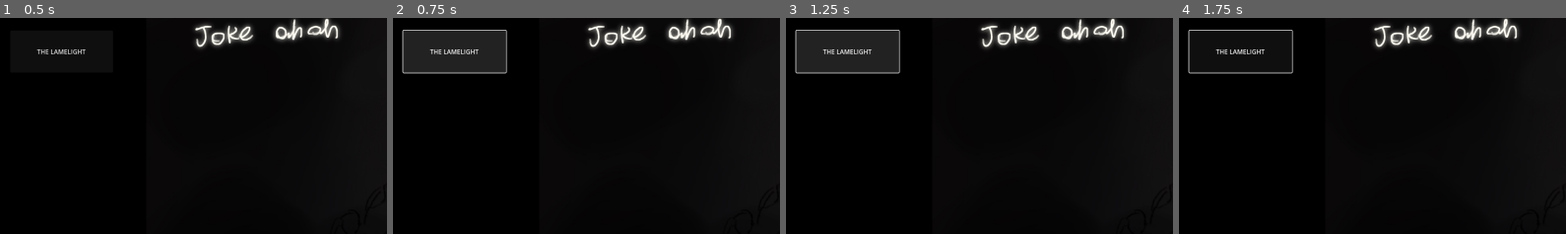
Above: before the commit, frames 1-4 (left to right).
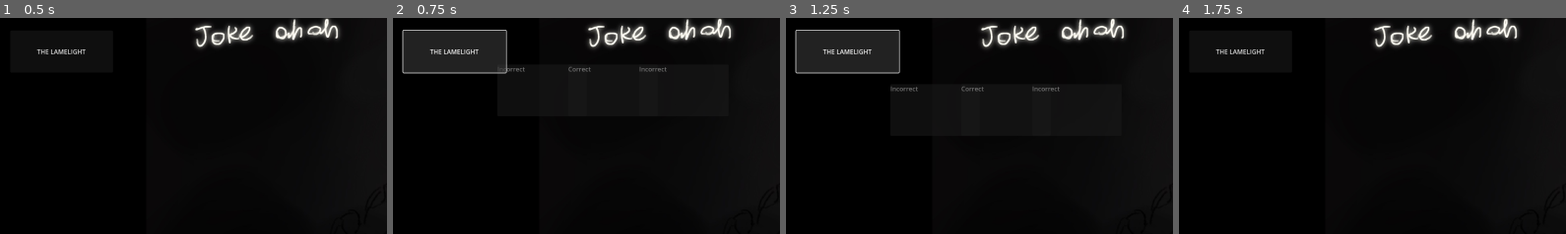
Above: after the commit, the same moments.

Repository: nany-d/the_lamelight
Game: Godot game, scene res://game/world.tscn
Same seed, same stepped clock (60 frames per second), same inputs: the game is played once before the commit and once after it.
Inputs (mouse positions are % of the whole screen's width and height, from its top left):
- Up to frame 1 (0.5 s): no input
- Up to frame 2 (0.75 s): click "THE LAMELIGHT" at 0.5 s
- Up to frame 3 (1.25 s): no input
- Up to frame 4 (1.75 s): click (19, 21) at 1.27 s
The pictures show only the part of the screen within x 0-50%, y 0-50%; the shares and areas given below are measured in that part.

Frame 1 is identical in both runs. In frame 2, 0.3% of the frame differs, in the area x 27-71%, y 22-25%; in frame 3, 0.3%; in frame 4, 0.6%, in the area x 2-30%, y 5-26%.

Commit message:
git marge complete

Diff:
--- /dev/null
+++ b/game/punch_line.tscn
@@ -0,0 +1,14 @@
+[gd_scene load_steps=2 format=3 uid="uid://dhd1csyxhp7nr"]
+
+[ext_resource type="Script" path="res://scripts/punch_line.gd" id="1_2xoh0"]
+
+[node name="PunchLine" type="Node2D"]
+script = ExtResource("1_2xoh0")
+
+[node name="PunchLineText" type="RichTextLabel" parent="."]
+offset_right = 226.0
+offset_bottom = 132.0
+
+[node name="PunchLineButton" type="Button" parent="."]
+offset_right = 227.0
+offset_bottom = 132.0
--- a/project.godot
+++ b/project.godot
@@ -15,14 +15,15 @@
 config/features=PackedStringArray("4.2", "Forward Plus")
 config/icon="res://icon.svg"
 
+[autoload]
+
+GlobalSettings="*res://scripts/global_settings.gd"
+
 [display]
 
 window/size/viewport_width=2000
 window/size/viewport_height=1125
-
-[dotnet]
-
-project/assembly_name="The_Lamelight"
+window/stretch/mode="viewport"
 
 [filesystem]
 
--- /dev/null
+++ b/scripts/falling_punchlines.gd
@@ -0,0 +1,40 @@
+extends Node2D
+
+# Spawn in correct option + 3 more incorrect from the JSON file
+# if correct selected remove all, animations etc. happen then next joke new punchlines +comedy
+# if incorrect remove all, animations etc. happen then next joke new punchlines, -comedy
+
+const PunchLine = preload("res://game/punch_line.tscn")
+
+var comedy = GlobalSettings.comedy
+var punch_number = GlobalSettings.punch_number
+
+
+func spawn_punchlines():
+	var correct_punch_chosen = false
+	for i in range(punch_number):
+		var p = PunchLine.instantiate()
+		add_child(p)
+		p.position += Vector2(300 + i * 180, 0)
+		if randi_range(i+1, punch_number) == punch_number and not correct_punch_chosen:
+			p.set_punchline("Correct")
+			p.set_correct(true)
+			correct_punch_chosen = true
+			p.punch_line_button.connect("pressed", punch_line_check.bind(p))
+		else:
+			p.set_punchline("Incorrect")
+			p.set_correct(false)
+			p.punch_line_button.connect("pressed", punch_line_check.bind(p))
+
+
+func punch_line_check(punch_line):
+	if (punch_line.is_correct):
+		comedy += 1
+	else:
+		comedy -= 1
+	print(comedy)
+	remove_punchlines()
+
+func remove_punchlines():
+	for child in get_children():
+		child.queue_free()
--- /dev/null
+++ b/scripts/global_settings.gd
@@ -0,0 +1,6 @@
+extends Node
+
+
+@export var comedy = 0
+@export var difficulty = 10
+@export var punch_number = 3
--- /dev/null
+++ b/scripts/punch_line.gd
@@ -0,0 +1,28 @@
+extends Node2D
+class_name Punchline
+
+@onready var punch_line_text = $PunchLineText
+@onready var punch_line_button = $PunchLineButton
+
+
+# Should fall to bottom of screen
+var difficulty = GlobalSettings.difficulty
+
+var is_correct = false
+
+
+# change so that off screen notifier to destroy (free) this node.
+func _ready():
+	position += Vector2(0, 100) #randi_range(0,20)
+
+
+# Called every frame. 'delta' is the elapsed time since the previous frame.
+func _process(delta : float):
+	# Move the potential punchlines down by 10 * the difficulty
+	position += Vector2(0, 10 * delta * difficulty)
+
+func set_punchline(new_text : String):
+	punch_line_text.text = new_text
+
+func set_correct(new_correctness : bool):
+	is_correct = new_correctness
--- a/ui/ui.gd
+++ b/scripts/ui.gd
@@ -1,11 +1,11 @@
 extends Control
 
 @onready var joke = $Joke
+@onready var falling_punchlines = $FallingPunchlines
 
 # Called when the node enters the scene tree for the first time.
 func _ready():
 	joke.visible = false
-	pass
 
 
 # Called every frame. 'delta' is the elapsed time since the previous frame.
@@ -14,5 +14,6 @@
 
 
 func _on_button_pressed():
+	falling_punchlines.spawn_punchlines()
 	joke.visible = true
 	joke.next_phrase()
--- a/ui/ui.tscn
+++ b/ui/ui.tscn
@@ -1,16 +1,20 @@
-[gd_scene load_steps=3 format=3 uid="uid://b1gsy3w58nksa"]
+[gd_scene load_steps=4 format=3 uid="uid://b1gsy3w58nksa"]
 
 [ext_resource type="PackedScene" uid="uid://54wnwx4g0420" path="res://ui/joke.tscn" id="1_4hwai"]
-[ext_resource type="Script" path="res://ui/ui.gd" id="1_mobdp"]
+[ext_resource type="Script" path="res://scripts/ui.gd" id="1_mh7at"]
+[ext_resource type="Script" path="res://scripts/falling_punchlines.gd" id="3_lnu6d"]
 
 [node name="UI" type="Control"]
 layout_mode = 3
 anchors_preset = 0
 offset_right = 40.0
 offset_bottom = 40.0
-script = ExtResource("1_mobdp")
+script = ExtResource("1_mh7at")
 
 [node name="Joke" parent="." instance=ExtResource("1_4hwai")]
+
+[node name="FallingPunchlines" type="Node2D" parent="."]
+script = ExtResource("3_lnu6d")
 
 [node name="Button" type="Button" parent="."]
 layout_mode = 0
Not shown: 1 places in game/world.tscn that only renumber resources
Not shown: 1 places in ui/game_placeholder.tscn that only renumber resources
